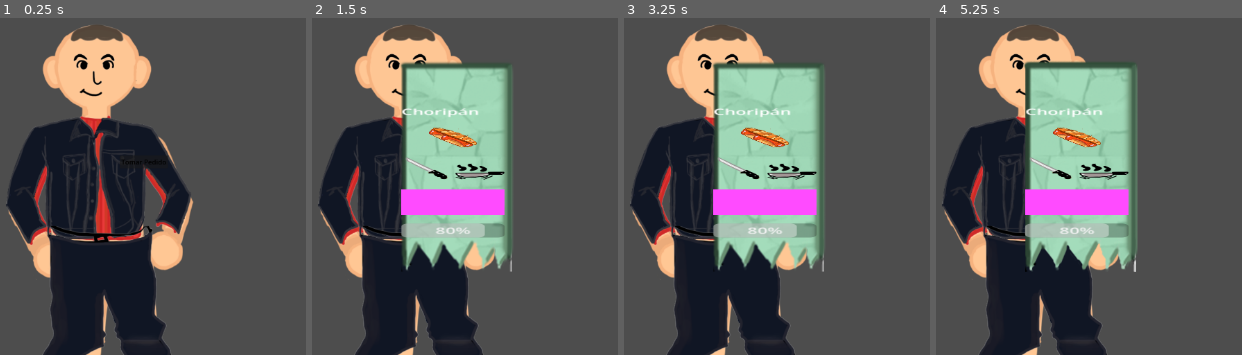
Above: before the commit, frames 1-4 (left to right).
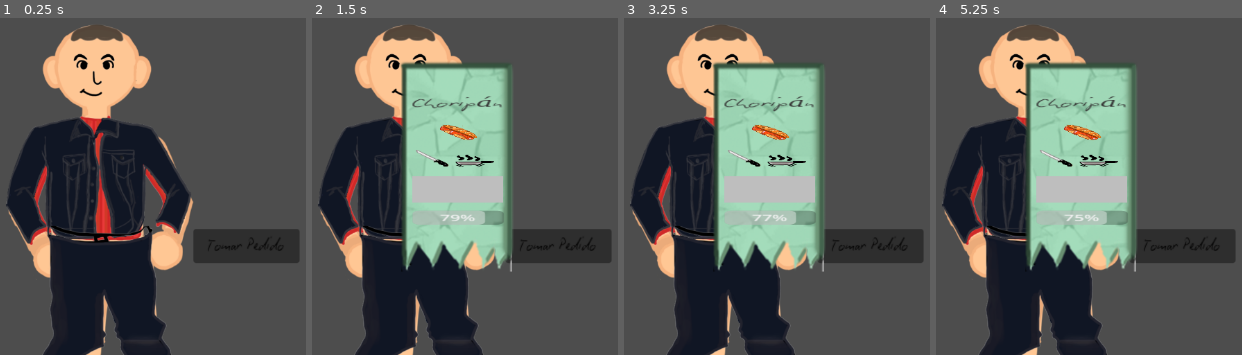
Above: after the commit, the same moments.

Repository: KimHana1/chorikazam
Game: Godot game, scene res://cliente.tscn
Same seed, same stepped clock (60 frames per second), same inputs: the game is played once before the commit and once after it. The project has no main scene, so this scene is started directly.
Inputs:
- Up to frame 1 (0.25 s): no input
- Up to frame 2 (1.5 s): click "Tomar Pedido" at 0.5 s; click "Tomar Pedido" at 1.25 s
- Up to frame 3 (3.25 s): click "Tomar Pedido" at 2 s
- Up to frame 4 (5.25 s): tap Enter at 3.5, 5 s; tap Space at 4.25 s

The runs differ from the first frame. In frame 1, 3.5% of the frame differs, in the area x 39-98%, y 41-73%; in frame 2, 9.9%; in frame 3, 9.9%; in frame 4, 11%, in the area x 28-98%, y 12-76%.

Commit message:
union matrimonial de ticket y personajes

Diff:
--- a/Escenas/ticket.gd
+++ b/Escenas/ticket.gd
@@ -3,8 +3,11 @@
 @onready var label_pedido = $VBoxContainer/LabelPedido
 @onready var comida_cocinada = $VBoxContainer/ComidaCocinada
 @onready var pasos_container = $VBoxContainer/PasosContainer
-@onready var color = $Color
+@onready var identificador_color = $VBoxContainer/IdentificadorColor
 @onready var paciencia_cliente = $VBoxContainer/PacienciaCliente
+
+var paciencia_actual: float = 100.0
+var velocidad_paciencia: float = 1.0
 
 var comidas_cocinadas = {
 	"Choripán": preload("res://Sprites/cocinado/choripan.png"),
@@ -21,7 +24,8 @@
 	var pedido_prueba = {
 		"nombre": "Choripán",
 		"pasos": ["cortar", "cocinar"],
-		"paciencia": 100
+		"paciencia": 100,
+		"color": Color.BROWN
 	}
 
 	cargar_ticket(pedido_prueba)
@@ -32,10 +36,13 @@
 	limpiar_contenedor(comida_cocinada)
 	limpiar_contenedor(pasos_container)
 
+	if datos.has("color"):
+		identificador_color.color = datos["color"]
+
 	if datos["nombre"] in comidas_cocinadas:
 		var icono_comida = TextureRect.new()
 		icono_comida.texture = comidas_cocinadas[datos["nombre"]]
-		icono_comida.custom_minimum_size = Vector2(45, 45)
+		icono_comida.custom_minimum_size = Vector2(35, 35)
 		icono_comida.expand_mode = TextureRect.EXPAND_IGNORE_SIZE
 		icono_comida.stretch_mode = TextureRect.STRETCH_KEEP_ASPECT_CENTERED
 		comida_cocinada.add_child(icono_comida)
@@ -44,12 +51,25 @@
 		if paso in iconos_pasos:
 			var icono = TextureRect.new()
 			icono.texture = iconos_pasos[paso]
-			icono.custom_minimum_size = Vector2(45, 45)
+			icono.custom_minimum_size = Vector2(35, 35)
 			icono.expand_mode = TextureRect.EXPAND_IGNORE_SIZE
 			icono.stretch_mode = TextureRect.STRETCH_KEEP_ASPECT_CENTERED
 			pasos_container.add_child(icono)
 
-	paciencia_cliente.value = datos["paciencia"]
+	paciencia_actual = datos["paciencia"]
+
+	paciencia_cliente.max_value = 100
+	paciencia_cliente.value = paciencia_actual
+	paciencia_cliente.custom_minimum_size = Vector2(50, 18)
+
+func _process(delta):
+	if paciencia_actual > 0:
+		paciencia_actual -= velocidad_paciencia * delta
+		paciencia_cliente.value = paciencia_actual
+
+		if paciencia_actual <= 0:
+			paciencia_actual = 0
+			print("Cliente insatisfecho")
 
 func limpiar_contenedor(contenedor):
 	for hijo in contenedor.get_children():
--- a/Escenas/ticket.tscn
+++ b/Escenas/ticket.tscn
@@ -1,9 +1,13 @@
 [gd_scene format=3 uid="uid://cxyactoho1jv4"]
 
-[ext_resource type="Script" path="res://Escenas/ticket.gd" id="1_e54rb"]
+[ext_resource type="Script" uid="uid://b4hdh5l2kllpb" path="res://Escenas/ticket.gd" id="1_e54rb"]
 [ext_resource type="Texture2D" uid="uid://dihgj8jfom5le" path="res://Sprites/DecoTicket/memo ticket.png" id="2_tvjgq"]
+[ext_resource type="FontFile" uid="uid://c1dgrcg0mmcth" path="res://fuente/Biro_Script_reduced.otf" id="3_mgkjk"]
 
-[sub_resource type="Theme" id="Theme_tvjgq"]
+[sub_resource type="LabelSettings" id="LabelSettings_i654v"]
+font = ExtResource("3_mgkjk")
+font_size = 25
+font_color = Color(0.20871013, 0.20871016, 0.20871013, 1)
 
 [node name="Ticket" type="Control" unique_id=343356264]
 layout_mode = 3
@@ -41,17 +45,20 @@
 anchor_top = 0.5
 anchor_right = 0.5
 anchor_bottom = 0.5
-offset_left = -31.0
-offset_top = -53.0
-offset_right = -21.0
-offset_bottom = 67.0
+offset_left = -30.0
+offset_top = -125.000015
+offset_right = 20.0
+offset_bottom = 76.0
 grow_horizontal = 2
 grow_vertical = 2
 scale = Vector2(2.6399999, 1.25)
 theme_override_constants/separation = 16
 
 [node name="LabelPedido" type="Label" parent="VBoxContainer" unique_id=1221245139]
+clip_contents = true
 layout_mode = 2
+size_flags_vertical = 0
+label_settings = SubResource("LabelSettings_i654v")
 
 [node name="ComidaCocinada" type="CenterContainer" parent="VBoxContainer" unique_id=1295441930]
 clip_contents = true
@@ -65,7 +72,6 @@
 clip_contents = true
 custom_minimum_size = Vector2(50, 50)
 layout_mode = 2
-theme = SubResource("Theme_tvjgq")
 color = Color(1, 0.29411766, 1, 1)
 
 [node name="PacienciaCliente" type="ProgressBar" parent="VBoxContainer" unique_id=143320536]
--- a/boton.tres
+++ b/boton.tres
@@ -1,4 +1,6 @@
 [gd_resource type="Theme" format=3 uid="uid://6drm0i28x5t8"]
+
+[ext_resource type="FontFile" uid="uid://dfa42epdu4eao" path="res://fuente/Biro_Script_reduced.ttf" id="1_xgu5m"]
 
 [resource]
 default_base_scale = 0.24
@@ -15,3 +17,4 @@
 Button/colors/icon_hover_pressed_color = Color(0, 0.37150973, 0.3718952, 1)
 Button/colors/icon_normal_color = Color(1.0588765e-06, 0.46096152, 0.4610508, 1)
 Button/colors/icon_pressed_color = Color(0, 0.16629922, 0.16629922, 1)
+Button/fonts/font = ExtResource("1_xgu5m")
--- a/cliente.gd
+++ b/cliente.gd
@@ -2,6 +2,7 @@
 
 @onready var sprite = $Sprite2D
 @onready var boton_tomar_pedido = $ButtonTomarPedido
+@onready var selector_color = $ColorPickerButton
 
 var ticket_scene = preload("res://Escenas/ticket.tscn")
 
@@ -38,9 +39,11 @@
 
 var cliente_actual = ""
 var pedido_actual = {}
+var ticket_abierto = false
 
 func _ready():
 	randomize()
+	selector_color.color_changed.connect(_on_color_picker_button_color_changed)
 	generar_cliente()
 
 func generar_cliente():
@@ -53,6 +56,7 @@
 	pedido_actual = pedido_random.duplicate()
 
 	pedido_actual["color"] = clientes[cliente_actual]["color"]
+	selector_color.color = pedido_actual["color"]
 
 	print("Cliente generado:")
 	print(cliente_actual)
@@ -60,9 +64,18 @@
 	print(pedido_actual)
 
 func abrir_ticket():
+	if ticket_abierto:
+		return
+
+	ticket_abierto = true
+
 	var ticket = ticket_scene.instantiate()
 	get_tree().current_scene.add_child(ticket)
 	ticket.cargar_ticket(pedido_actual)
 
 func _on_button_tomar_pedido_pressed():
 	abrir_ticket()
+
+func _on_color_picker_button_color_changed(nuevo_color):
+	pedido_actual["color"] = nuevo_color
+	sprite.modulate = nuevo_color
--- a/cliente.tscn
+++ b/cliente.tscn
@@ -13,11 +13,18 @@
 [node name="Sprite2D" type="Sprite2D" parent="." unique_id=231269263]
 
 [node name="ButtonTomarPedido" type="Button" parent="." unique_id=130144349]
-offset_right = 116.0
-offset_bottom = 31.0
+offset_left = 176.66666
+offset_top = 176.66666
+offset_right = 292.66666
+offset_bottom = 207.66666
+scale = Vector2(2.2, 2.2666667)
 theme = ExtResource("2_hd6bx")
 theme_override_colors/font_color = Color(0.0021761383, 0.00023052815, 0, 1)
 theme_override_colors/font_focus_color = Color(0.98342556, 0.9449602, 0.8779431, 1)
 text = "Tomar Pedido"
 
+[node name="ColorPickerButton" type="ColorPickerButton" parent="." unique_id=897437607]
+offset_right = 8.0
+offset_bottom = 8.0
+
 [connection signal="pressed" from="ButtonTomarPedido" to="." method="_on_button_tomar_pedido_pressed"]
